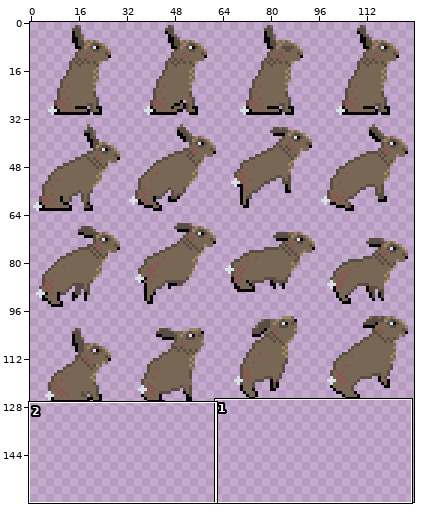
Sprite sheet, stored at res/hare.png. The picture above shows the old version from afar; the outline marks the close-up.
Close-up. Old version:
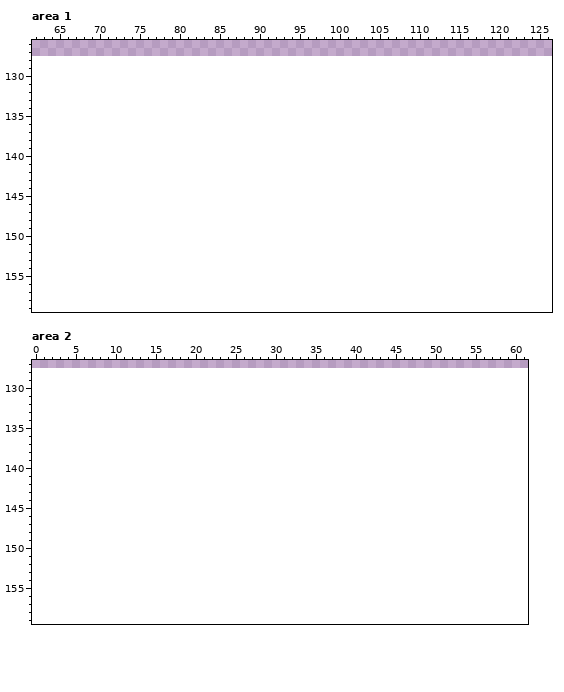
The file is 128x128 pixels. Shown: area 1: x 62..126, y 126..159; area 2: x 0..61, y 127..159. The old version is drawn lined up with the new one, on the new canvas.
The result:
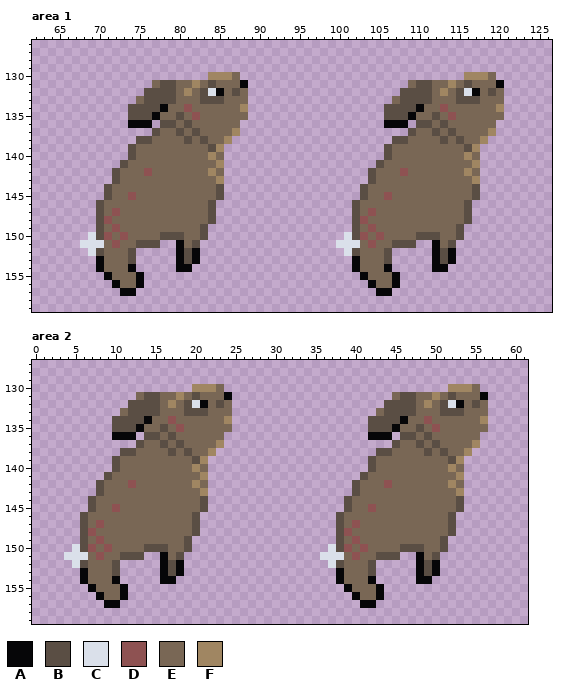
Palette (. is transparent): A #060608  B #5a4e44  C #dae0ea  D #8e5252  E #796755  F #a08662
Edits made:
canvas 128x128 -> 128x160
Changed rows in their new state; - is an unchanged pixel.
Area 1:
first column x 68:
130 ----------------FFFE----------------------------FFFE-
131 ---------EBBEEFEBEEEA--------------------EBBEEFEBEEEA
132 --------BBBBEFEBCAEBE-------------------BBBBEFEBCAEBE
133 -------EBBBBEEEBBBEEE------------------EBBBBEEEBBBEEE
134 ------BBBBAEEDEEEEEEF-----------------BBBBAEEDEEEEEEF
135 ------BBBAEEBEDEEEEEE-----------------BBBAEEBEDEEEEEE
136 ------AAA-BBEBEEEEEE------------------AAA-BBEBEEEEEE-
137 ---------BEEBEBEEEEF---------------------BEEBEBEEEEF-
138 -------BBEEEEBEBEEF--------------------BBEEEEBEBEEF--
139 ------BEEEEEEEEEBF--------------------BEEEEEEEEEBF---
140 ------BEEEEEEEEEFE--------------------BEEEEEEEEEFE---
141 -----BEEEEEEEEEEEF-------------------BEEEEEEEEEEEF---
142 ----BEEEDEEEEEEEFE------------------BEEEDEEEEEEEFE---
143 ----BEEEEEEEEEEEEF------------------BEEEEEEEEEEEEF---
144 ---BEEEEEEEEEEEEEB-----------------BEEEEEEEEEEEEEB---
145 ---BEEDEEEEEEEEEEB-----------------BEEDEEEEEEEEEEB---
146 --BEEEEEEEEEEEEEB-----------------BEEEEEEEEEEEEEB----
147 --BEDEEEEEEEEEEEB-----------------BEDEEEEEEEEEEEB----
148 --BDEEEEEEEEEEEEB-----------------BDEEEEEEEEEEEEB----
149 --BEDEEEEEEEEEEB------------------BEDEEEEEEEEEEB-----
150 -CBDEDEEEEBBBEEB-----------------CBDEDEEEEBBBEEB-----
151 CCCEDEEBBB--AEB-----------------CCCEDEEBBB--AEB------
152 -CBEEEB-----ABA------------------CBEEEB-----ABA------
153 --AEEEB-----ABA-------------------AEEEB-----ABA------
154 --AEEEA-----AA--------------------AEEEA-----AA-------
155 ---AEEEA---------------------------AEEEA-------------
156 ----AEEA----------------------------AEEA-------------
157 -----AA------------------------------AA--------------
Area 2:
first column x 4:
130 ----------------FFFE----------------------------FFFE-
131 ---------EBBEEFEBEEEA--------------------EBBEEFEBEEEA
132 --------BBBBEFEBCAEBE-------------------BBBBEFEBCAEBE
133 -------EBBBBEEEBBBEEE------------------EBBBBEEEBBBEEE
134 ------BBBBAEEDEEEEEEF-----------------BBBBAEEDEEEEEEF
135 ------BBBAEEBEDEEEEEE-----------------BBBAEEBEDEEEEEE
136 ------AAA-BBEBEEEEEE------------------AAA-BBEBEEEEEE-
137 ---------BEEBEBEEEEF---------------------BEEBEBEEEEF-
138 -------BBEEEEBEBEEF--------------------BBEEEEBEBEEF--
139 ------BEEEEEEEEEBF--------------------BEEEEEEEEEBF---
140 ------BEEEEEEEEEFE--------------------BEEEEEEEEEFE---
141 -----BEEEEEEEEEEEF-------------------BEEEEEEEEEEEF---
142 ----BEEEDEEEEEEEFE------------------BEEEDEEEEEEEFE---
143 ----BEEEEEEEEEEEEF------------------BEEEEEEEEEEEEF---
144 ---BEEEEEEEEEEEEEB-----------------BEEEEEEEEEEEEEB---
145 ---BEEDEEEEEEEEEEB-----------------BEEDEEEEEEEEEEB---
146 --BEEEEEEEEEEEEEB-----------------BEEEEEEEEEEEEEB----
147 --BEDEEEEEEEEEEEB-----------------BEDEEEEEEEEEEEB----
148 --BDEEEEEEEEEEEEB-----------------BDEEEEEEEEEEEEB----
149 --BEDEEEEEEEEEEB------------------BEDEEEEEEEEEEB-----
150 -CBDEDEEEEBBBEEB-----------------CBDEDEEEEBBBEEB-----
151 CCCEDEEBBB--AEB-----------------CCCEDEEBBB--AEB------
152 -CBEEEB-----ABA------------------CBEEEB-----ABA------
153 --AEEEB-----ABA-------------------AEEEB-----ABA------
154 --AEEEA-----AA--------------------AEEEA-----AA-------
155 ---AEEEA---------------------------AEEEA-------------
156 ----AEEA----------------------------AEEA-------------
157 -----AA------------------------------AA--------------
Where, in picture pixels (left, top, right, bottom), the same in both close-ups:
added: (80, 72, 248, 296)
added: (336, 72, 504, 296)
added: (64, 384, 232, 608)
added: (320, 384, 488, 608)
